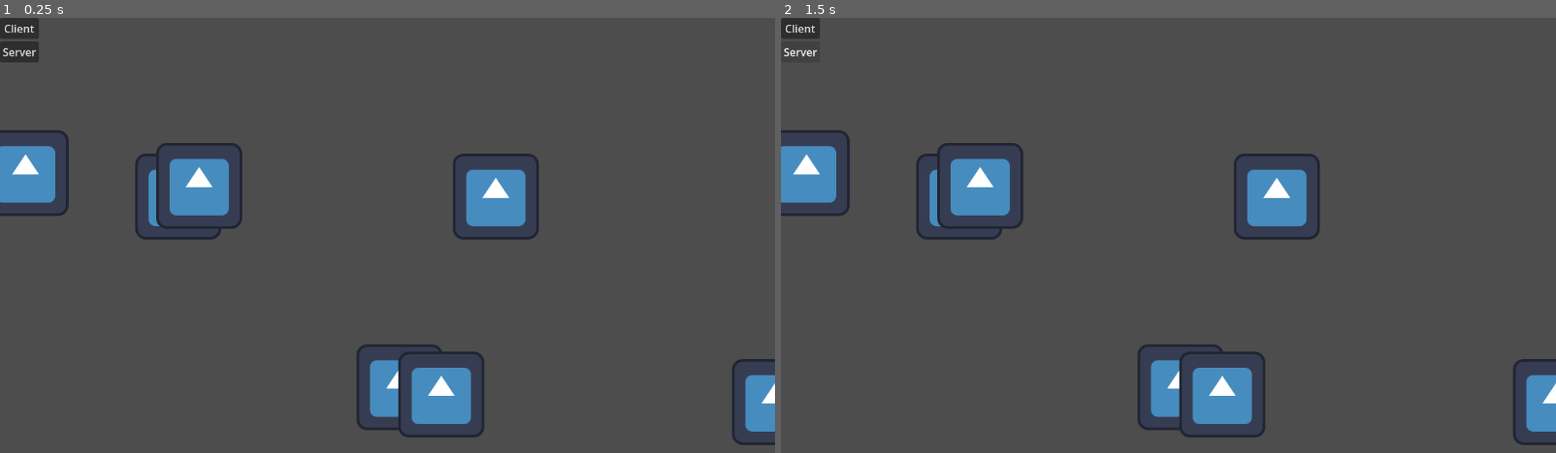
Above: before the commit, frames 1-2 (left to right).
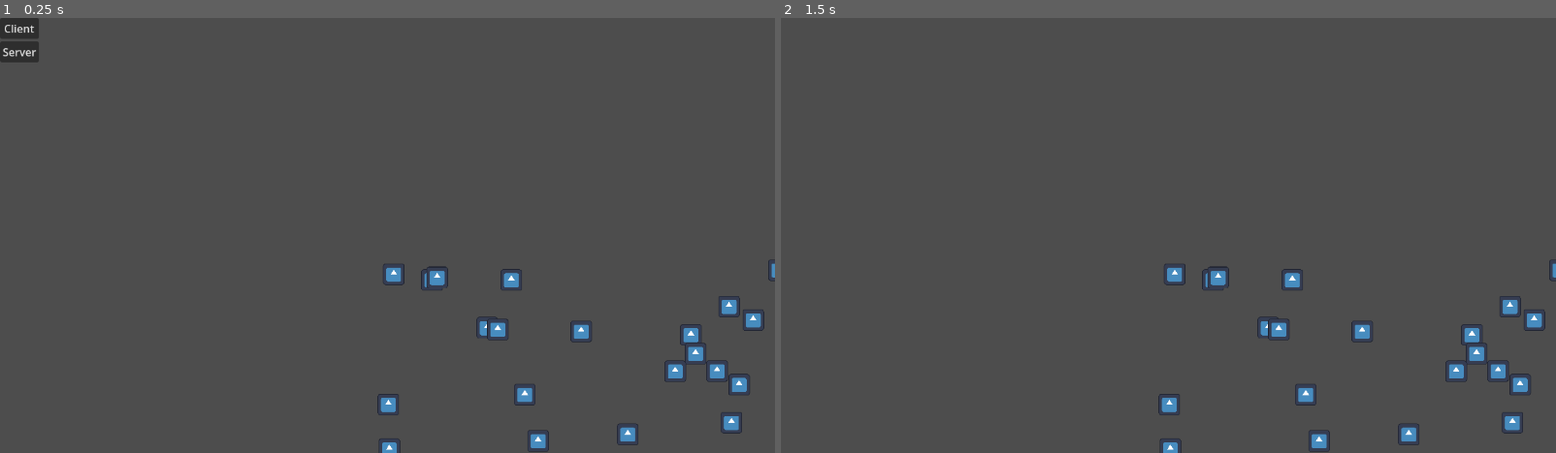
Above: after the commit, the same moments.

Repository: trailblazer-36/starblast_ripoff
Game: Godot game, scene res://scenes/world.tscn
Two runs of this game, one before a commit and one after it. Both use one fixed random seed, a clock stepped at 60 frames per second and the inputs below. The engine's default icon, where the game draws it, is replaced by a stand-in: a white triangle on a blue panel in a dark square.
Inputs (mouse positions are in pixels of both pictures, inside the frame that each line leads up to):
- Up to frame 1 (0.25 s): no input
- Up to frame 2 (1.5 s): click "Client" at 0.5 s; click (804, 52) at 1.25 s, where only the run before the commit has a clickable "Server"

The runs differ from the first frame. In frame 1, 8.0% of the frame differs, in the area x 0-100%, y 25-100%; in frame 2, 8.3%, in the area x 0-100%, y 0-100%.

Commit message:
Fixed main menu not deleting and camera not following player

Diff:
--- a/main_menu.gd
+++ b/main_menu.gd
@@ -3,7 +3,9 @@
 
 func _on_server_pressed() -> void:
 	SimpleNetworkHandler.start_server()
+	queue_free()
 
 
 func _on_client_pressed() -> void:
 	SimpleNetworkHandler.start_client()
+	queue_free()
--- a/scenes/main_menu.tscn
+++ b/scenes/main_menu.tscn
@@ -11,18 +11,19 @@
 grow_vertical = 2
 script = ExtResource("1_l6cm7")
 
-[node name="VBoxContainer" type="VBoxContainer" parent="." unique_id=1671475229]
-layout_mode = 0
-offset_right = 40.0
-offset_bottom = 40.0
+[node name="CanvasLayer" type="CanvasLayer" parent="." unique_id=399276594]
 
-[node name="Client" type="Button" parent="VBoxContainer" unique_id=974218910]
+[node name="VBoxContainer" type="VBoxContainer" parent="CanvasLayer" unique_id=1671475229]
+offset_right = 58.0
+offset_bottom = 66.0
+
+[node name="Client" type="Button" parent="CanvasLayer/VBoxContainer" unique_id=974218910]
 layout_mode = 2
 text = "Client"
 
-[node name="Server" type="Button" parent="VBoxContainer" unique_id=1570541179]
+[node name="Server" type="Button" parent="CanvasLayer/VBoxContainer" unique_id=1570541179]
 layout_mode = 2
 text = "Server"
 
-[connection signal="pressed" from="VBoxContainer/Client" to="." method="_on_client_pressed"]
-[connection signal="pressed" from="VBoxContainer/Server" to="." method="_on_server_pressed"]
+[connection signal="pressed" from="CanvasLayer/VBoxContainer/Client" to="." method="_on_client_pressed"]
+[connection signal="pressed" from="CanvasLayer/VBoxContainer/Server" to="." method="_on_server_pressed"]
--- a/scenes/world.tscn
+++ b/scenes/world.tscn
@@ -23,4 +23,7 @@
 script = ExtResource("4_71j4m")
 network_player = ExtResource("5_qfnet")
 
-[node name="MainMenu" parent="." unique_id=478970130 instance=ExtResource("6_qfnet")]
+[node name="Camera2D" type="Camera2D" parent="." unique_id=1640674092]
+zoom = Vector2(0.25, 0.25)
+
+[node name="MainMenu" parent="Camera2D" unique_id=478970130 instance=ExtResource("6_qfnet")]
--- a/scripts/spaceship.gd
+++ b/scripts/spaceship.gd
@@ -14,12 +14,16 @@
 var is_drifting := false
 
 @onready var weapon: Weapon = $Weapon
+@onready var camera = $Camera2D as Camera2D
 
 func _enter_tree() -> void:
 	set_multiplayer_authority(name.to_int())
 
 func _ready() -> void:
 	MAX_ANGLE = deg_to_rad(MAX_ANGLE)
+	if is_multiplayer_authority():
+		camera.make_current()
+
 
 
 func update_direction(ship_direction: Vector2, target_direction: Vector2) -> Vector2:
